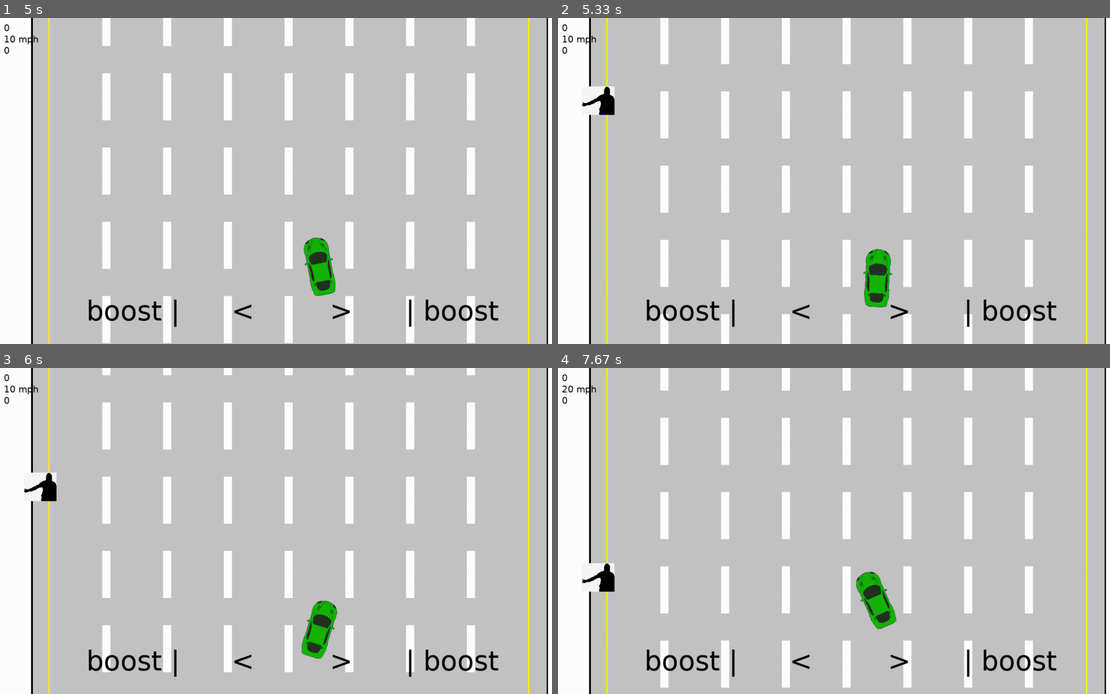
Above: before the commit, frames 1-4 (two rows, left to right).
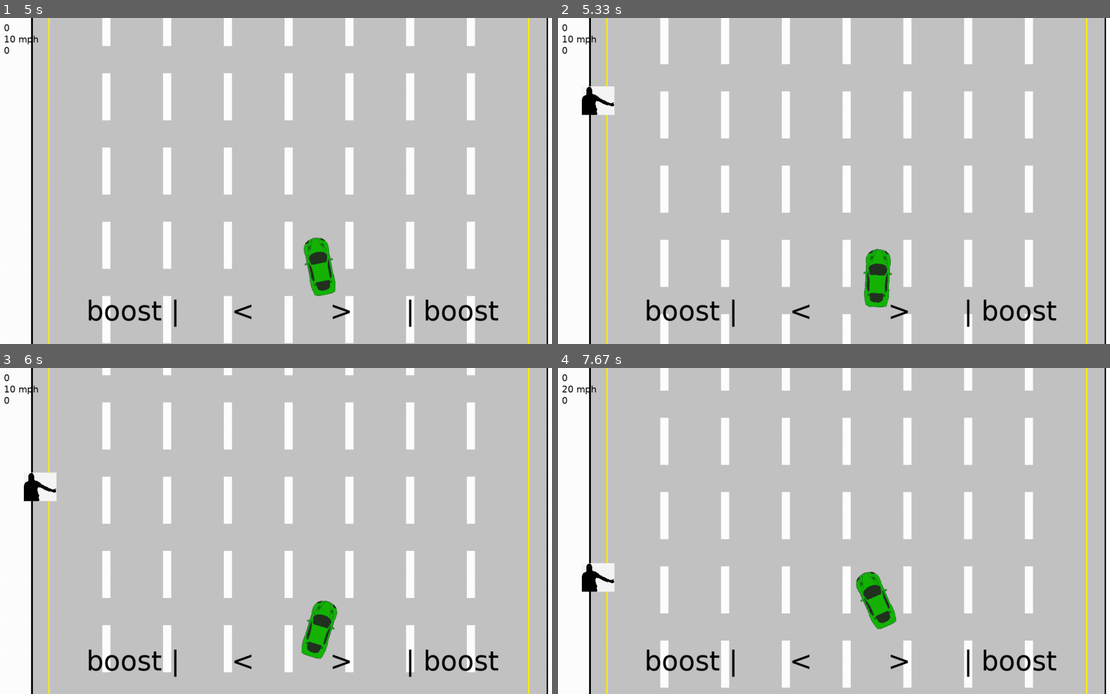
Above: after the commit, the same moments.

Repository: ronrothjr/battleship
Game: pygame game, started from tutorials/scroller/scroller.py
Two runs of this game, one before a commit and one after it. Both use one fixed random seed, a clock stepped at 60 frames per second and the inputs below.
Inputs (mouse positions are in pixels of both pictures, inside the frame that each line leads up to):
- Up to frame 1 (5 s): hold W 0.33-0.8 s; hold Right 0.33-0.8 s; move the mouse to (264, 194) at 0.37 s; tap Space at 0.83, 1.23, 1.53, 1.73, 2.07, 2.37, 2.57, 2.87, 3.13, 3.43, 3.57, 3.97, 4.27, 4.63, 4.93 s; hold Right 1.17-1.63 s; hold Up 1.67-1.97 s; hold Right 2-2.47 s; hold Left 2.5-3.03 s; hold Left 3.07-3.47 s; hold Up 3.5-3.87 s; hold Right 3.9-4.53 s; hold Left from 4.57 s (still down)
- Up to frame 2 (5.33 s): release Left at 5.03 s; hold Right from 5.07 s (still down); tap Space at 5.13 s
- Up to frame 3 (6 s): tap Space at 5.43, 5.63, 5.97 s; release Right at 5.53 s; hold Up 5.57-5.87 s; hold Right from 5.9 s (still down)
- Up to frame 4 (7.67 s): tap Space at 6.27, 6.47, 6.77, 7.03, 7.33, 7.47 s; release Right at 6.37 s; hold Left 6.4-6.93 s; hold Left 6.97-7.37 s; hold Up from 7.4 s (still down)

Frame 1 is identical in both runs. In frame 2, 0.4% of the frame differs, in the area x 4-11%, y 20-30%; in frame 3, 0.4%; in frame 4, 0.4%, in the area x 4-11%, y 59-69%.

Commit message:
flip left hitchers

Diff:
--- a/tutorials/scroller/scroller.py
+++ b/tutorials/scroller/scroller.py
@@ -183,9 +183,13 @@
         self.rect = self.image.get_rect()
         self.mask = pygame.mask.from_surface(self.image)
         sides = []
-        sides.append(OFFSET_WIDTH + int(LEFT_SHOULDER / 2))
-        sides.append(OFFSET_WIDTH + LEFT_SHOULDER + LANES_WIDTH + int(RIGHT_SHOULDER / 2))
+        left = OFFSET_WIDTH + int(LEFT_SHOULDER / 2)
+        sides.append(left)
+        right = OFFSET_WIDTH + LEFT_SHOULDER + LANES_WIDTH + int(RIGHT_SHOULDER / 2)
+        sides.append(right)
         side = random.choice(sides)
+        if side == left:
+            self.image = pygame.transform.flip(self.image, True, False)
         self.rect.center=(side, SCREEN_HEIGHT * 0.2)
 
     def move(self):
